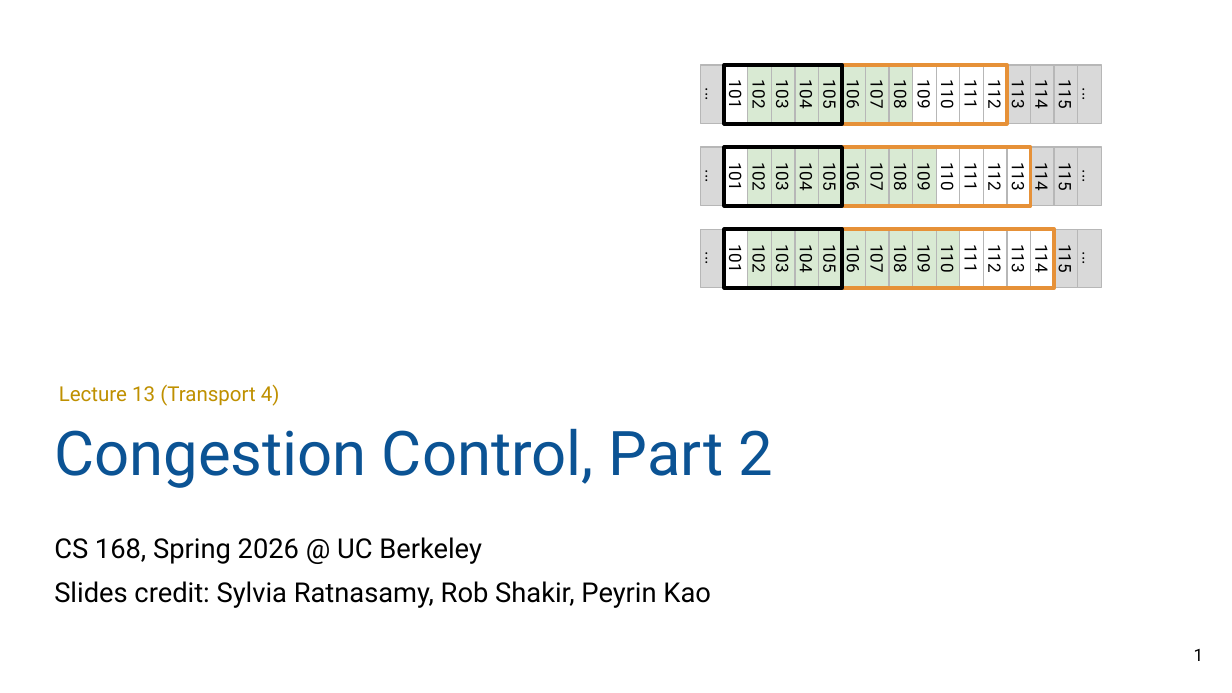
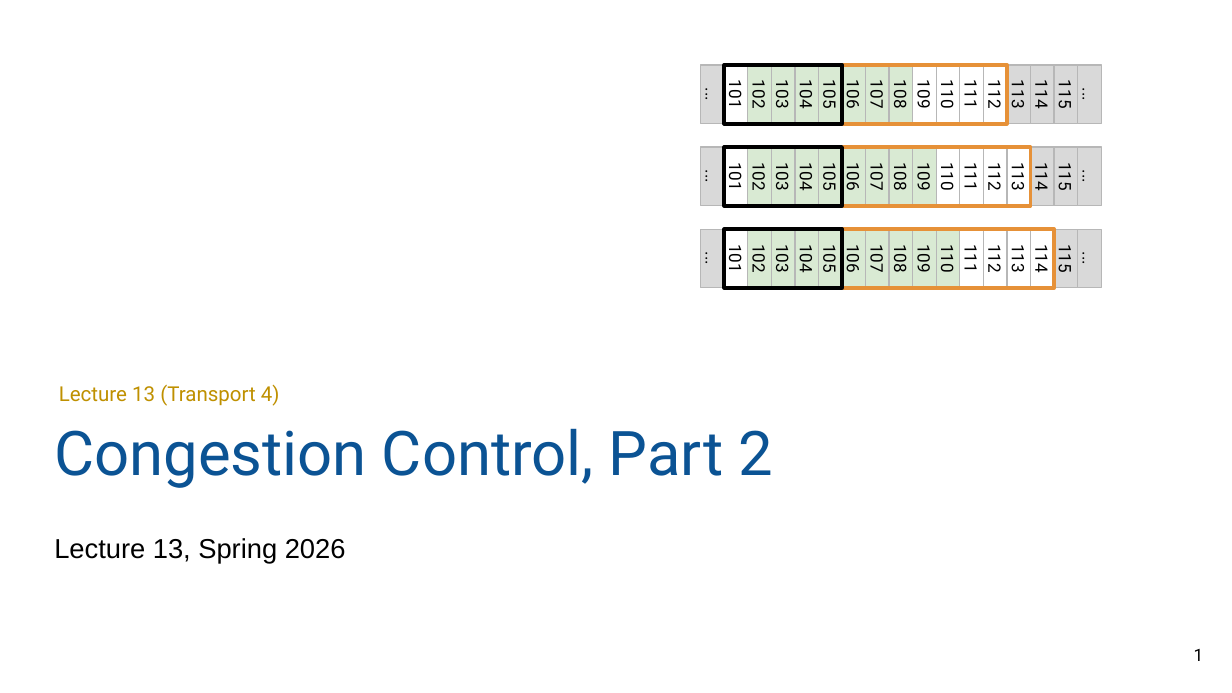
Before and after one commit to guhofstra/CSC175Sp26, a slide deck: slide 1 of PPTs/Lecture 13 - Congestion Control II.pptx. Drawn at 1232x693 pixels with LibreOffice and Linux fonts; fonts in the diff are those of the drawing. Boxes give left, top, right and bottom in pixels: in the first picture for what was removed or moved away, otherwise in the second. Text is boxed around its words. In the diff, an @@ line names an element or a change of style, - is before the commit and + after.

```diff
--- a/PPTs/Lecture 13 - Congestion Control II.pptx
+++ b/PPTs/Lecture 13 - Congestion Control II.pptx
@@ text at [54,538,346,564]: text changed; font Roboto to Arial @@
-CS 168, Spring 2026 @ UC Berkeley
-Slides credit: Sylvia Ratnasamy, Rob Shakir, Peyrin Kao
+Lecture 13, Spring 2026
```
Also in this commit, not shown: 14 other files.
